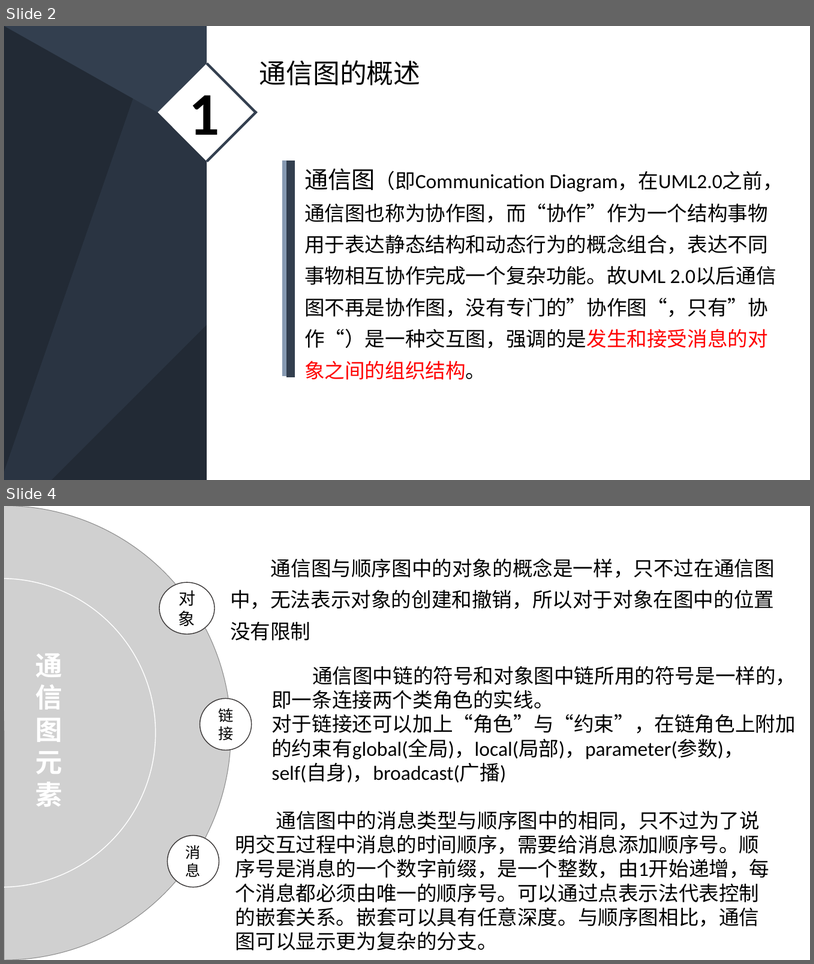
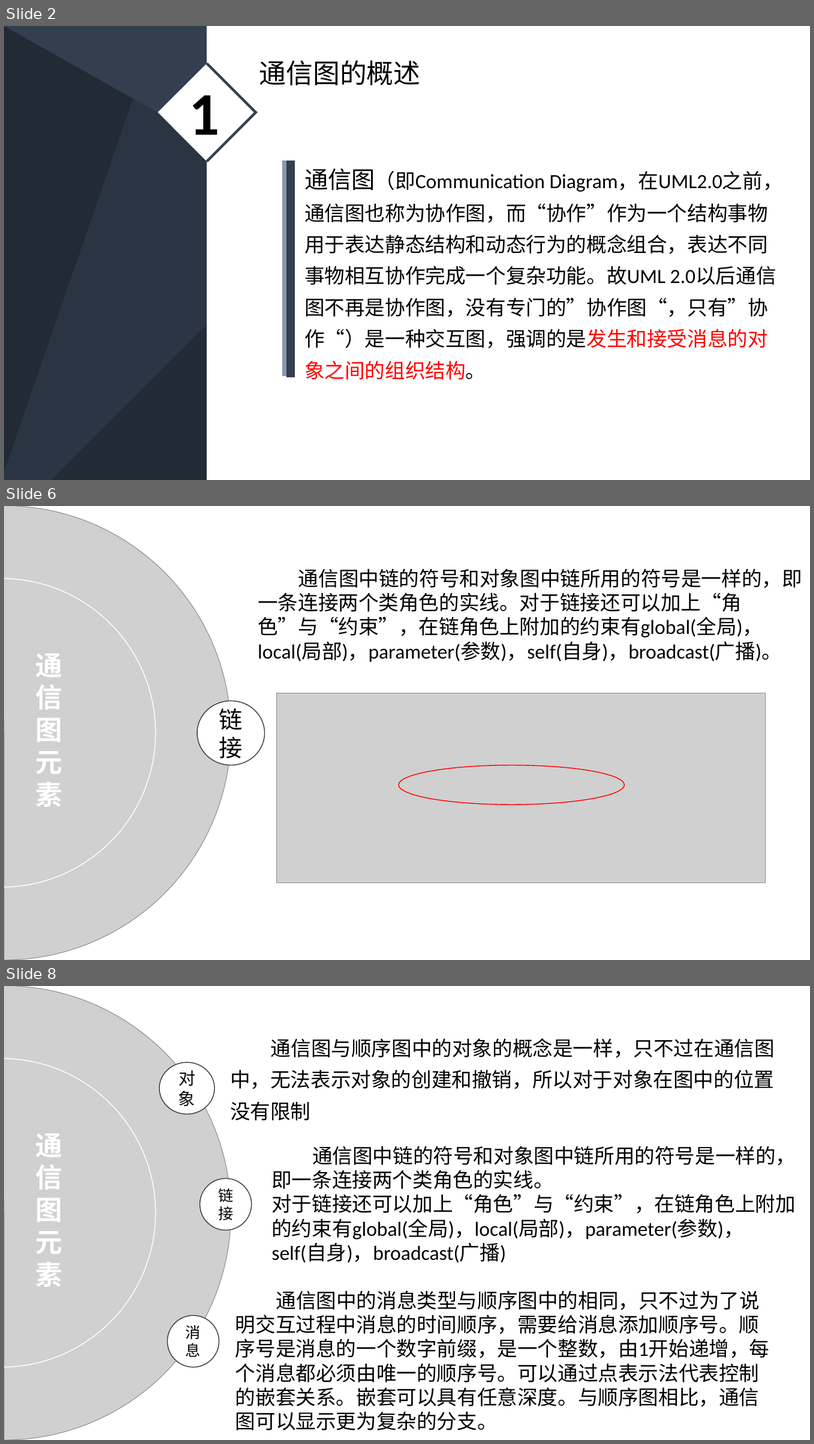
Before and after one commit to PRD2018-G03/PRD2018-G03-SoftwareEngineeringProject, a slide deck: 非受控文档/2_叶柏成/PPT/UML基础1.pptx. Shown one above the other, each under a label of ours: slides 2 and 4 before the commit, slides 2, 6 and 8 after it; the slides between them are not shown. The pictures are 814x964 and 814x1444 pixels, drawn with LibreOffice and Linux fonts; fonts in the diff are those of the drawing; grey boxes stand for pictures. Boxes give left, top, right and bottom in pixels: in the first picture for what was removed or moved away, otherwise in the second. Text is boxed around its words. In the diff, an @@ line names an element or a change of style, - is before the commit and + after.

```diff
--- a/非受控文档/2_叶柏成/PPT/UML基础1.pptx
+++ b/非受控文档/2_叶柏成/PPT/UML基础1.pptx
@@ slide 6 added at (4,506,810,960), background #FFFFFF @@
@@ picture added at (4,506,231,960) @@
@@ text added at (258,568,803,662), 24 pt, text #000000 @@
+通信图中链的符号和对象图中链所用的符号是一样的，即一条连接两个类角色的实线。对于链接还可以加上“角色”与“约束”，在链角色上附加的约束有global(全局)，local(局部)，parameter(参数)，self(自身)，broadcast(广播)。
@@ ellipse added at (4,579,156,887), outline #FFFFFF 1 pt @@
@@ text added at (35,654,62,807), 32 pt, text #FFFFFF, bold @@
+通信图元素
@@ ellipse added at (198,701,266,765), fill #FFFFFF, outline #3B3838 1 pt, 28 pt, text #000000 @@
+链接
@@ picture added at (277,693,766,883) @@
@@ ellipse added at (399,765,624,804), outline #FF0000 1 pt @@
@@ what was slide 4 is now slide 8 @@
```
Also in this commit, not shown: 4 slides changed, 5 other slides added.
